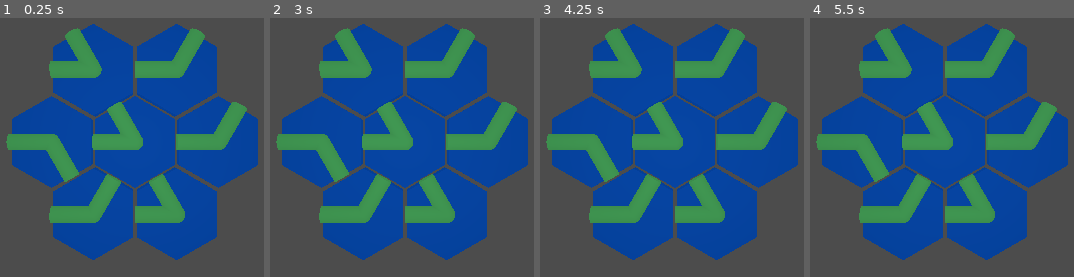
Above: before the commit, frames 1-4 (left to right).
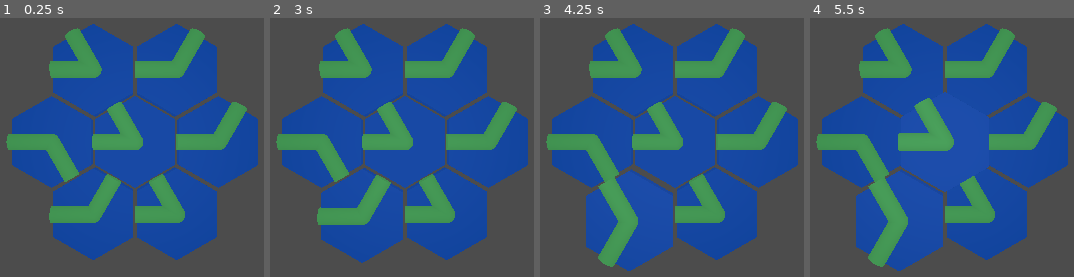
Above: after the commit, the same moments.

Repository: lunkkun/hexabeam
Game: Godot game, scene res://scenes/TestChamber.tscn
Same seed, same stepped clock (60 frames per second), same inputs: the game is played once before the commit and once after it.
Inputs (mouse positions are in pixels of both pictures, inside the frame that each line leads up to):
- Up to frame 1 (0.25 s): no input
- Up to frame 2 (3 s): tap Enter at 0.5, 2 s; move the mouse to (outside the picture) at 0.52 s; hold D (rotate_right, bound only after the commit) 0.53-1.28 s; click (outside the picture) at 0.67 s; tap Space at 1.25, 2.75 s; move the mouse to (outside the picture) at 1.27 s; hold A (rotate_left, bound only after the commit) 1.28-2.03 s; click (outside the picture) at 1.42 s; move the mouse to (483, 38) at 2.02 s; hold D (rotate_right, bound only after the commit) from 2.03 s (still down); click (483, 38) at 2.17 s; move the mouse to (365, 235) at 2.77 s; click (365, 235) at 2.92 s
- Up to frame 3 (4.25 s): tap Enter at 3.5 s; move the mouse to (outside the picture) at 3.52 s; release D (rotate_right, bound only after the commit) at 3.53 s; hold A (rotate_left, bound only after the commit) from 3.53 s (still down); click (outside the picture) at 3.67 s
- Up to frame 4 (5.5 s): keep holding A (rotate_left, bound only after the commit); tap Space at 4.25 s; move the mouse to (outside the picture) at 4.27 s; click (outside the picture) at 4.42 s; move the mouse to (984, 142) at 5.02 s; click (984, 142) at 5.17 s

The runs differ from the first frame. In frame 2, 0.8% of the frame differs, in the area x 17-51%, y 57-95%; in frame 3, 5.3%; in frame 4, 6.4%, in the area x 17-68%, y 28-98%.
Error before the commit: Invalid operands 'bool' and 'float' in operator '*'. (res://scenes/Tile.gd:64)

Commit message:
added rim lighting and added select/rotate interactions

Diff:
--- a/project.godot
+++ b/project.godot
@@ -19,6 +19,19 @@
 run/main_scene="res://scenes/TestChamber.tscn"
 config/icon="res://icon.png"
 
+[input]
+
+rotate_left={
+"deadzone": 0.5,
+"events": [ Object(InputEventKey,"resource_local_to_scene":false,"resource_name":"","device":0,"alt":false,"shift":false,"control":false,"meta":false,"command":false,"pressed":false,"scancode":65,"unicode":0,"echo":false,"script":null)
+ ]
+}
+rotate_right={
+"deadzone": 0.5,
+"events": [ Object(InputEventKey,"resource_local_to_scene":false,"resource_name":"","device":0,"alt":false,"shift":false,"control":false,"meta":false,"command":false,"pressed":false,"scancode":68,"unicode":0,"echo":false,"script":null)
+ ]
+}
+
 [rendering]
 
 environment/default_environment="res://default_env.tres"
--- a/scenes/Tile.gd
+++ b/scenes/Tile.gd
@@ -2,15 +2,21 @@
 extends StaticBody
 
 
-const SELECT_ELEVATION = 0.5
+const SELECT_ELEVATION_Z = 0.35
+const SELECT_ELEVATION_TIME = 0.25
+const ROTATE_LEFT = 60
+const ROTATE_RIGHT = -60
+const ROTATE_TIME = 0.2
 
 export(int, 1, 2) var layout = 1 setget set_layout
-export(int, 0, 5) var orientation setget set_orientation
+export(int, 0, 5) var orientation setget set_orientation # initial
 
 var active = false setget set_active
 var selected = false setget set_selected
 var buffered_selected = false
 var can_rotate = false
+
+var _rotating = false
 
 onready var initial_z = translation.z
 onready var _tubes = $Tubes.get_children()
@@ -21,6 +27,12 @@
 		tube.connect("connected", self, "_on_Tube_connected", [tube])
 		tube.connect("disconnected", self, "_on_Tube_disconnected", [tube])
 
+
+func _unhandled_key_input(event):
+	if event.is_action_pressed("rotate_left"):
+		tween_rotate(ROTATE_LEFT)
+	elif event.is_action_pressed("rotate_right"):
+		tween_rotate(ROTATE_RIGHT)
 
 func _input_event(_camera, event, _click_position, _click_normal, _shape_idx):
 	if event is InputEventMouseButton and event.button_index == 1 and event.pressed:
@@ -54,20 +66,32 @@
 		return
 
 	buffered_selected = value
-	can_rotate = false
 
 	if $Tween.is_active():
 		yield($Tween, "tween_completed")
 
 	selected = value
+	can_rotate = selected
 
-	var to = initial_z + selected * SELECT_ELEVATION
-	$Tween.interpolate_property(self, "translation:z", null, to, 0.4)
+	var to = initial_z + (SELECT_ELEVATION_Z if selected else 0)
+	$Tween.interpolate_property(self, "translation:z", null, to, SELECT_ELEVATION_TIME)
 	$Tween.start()
 
-	yield($Tween, "tween_completed")
 
-	can_rotate = selected
+func tween_rotate(degrees):
+	if not can_rotate:
+		return
+
+	can_rotate = false # prevent further rotation inputs
+
+	if $Tween.is_active():
+		yield($Tween, "tween_completed")
+
+	var to = rotation_degrees.z + degrees
+	$Tween.interpolate_property(self, "rotation_degrees:z", null, to, ROTATE_TIME)
+	$Tween.start()
+
+	can_rotate = selected # accept rotation inputs again
 
 
 func _on_Tube_connected(_tube):
--- a/scenes/Tile.tscn
+++ b/scenes/Tile.tscn
@@ -8,6 +8,9 @@
 
 [sub_resource type="SpatialMaterial" id=2]
 albedo_color = Color( 0, 0.266667, 0.639216, 1 )
+rim_enabled = true
+rim = 0.04
+rim_tint = 0.7
 
 [sub_resource type="CylinderMesh" id=3]
 material = SubResource( 2 )
--- a/scenes/Tube.tscn
+++ b/scenes/Tube.tscn
@@ -9,6 +9,9 @@
 [sub_resource type="SpatialMaterial" id=2]
 resource_local_to_scene = true
 albedo_color = Color( 0.247059, 0.588235, 0.317647, 1 )
+rim_enabled = true
+rim = 0.04
+rim_tint = 0.7
 
 [sub_resource type="CylinderMesh" id=3]
 resource_local_to_scene = true
